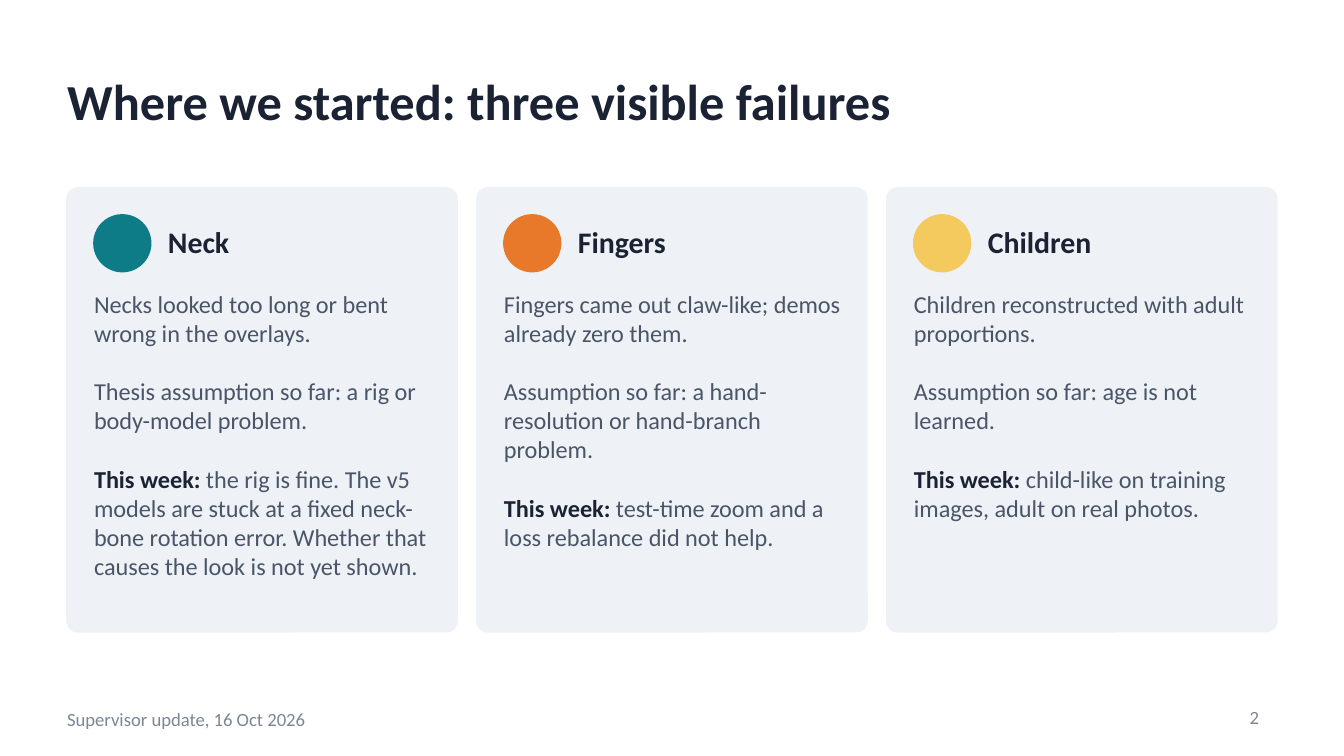
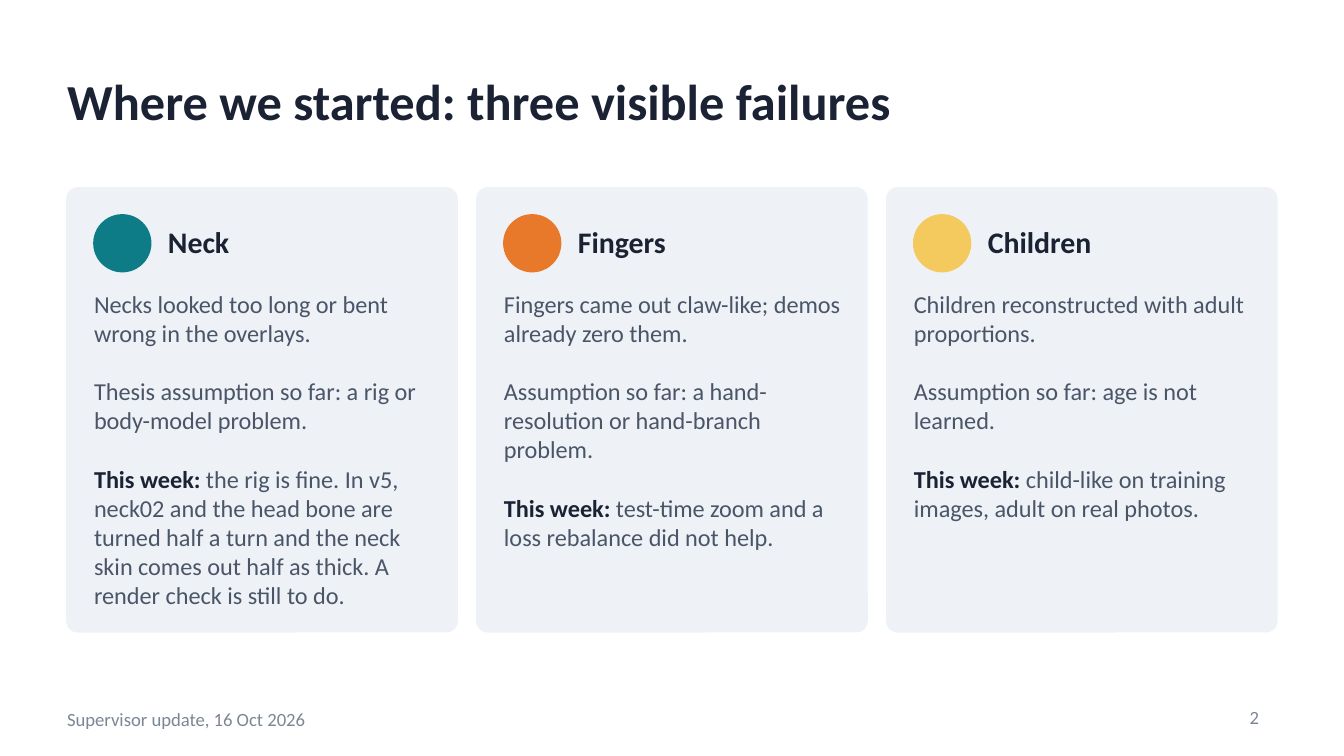
Before and after one commit to saadnajib/Multi-Person-Whole-Body-Human-Mesh-Recovery-in-a-Single-Shot-with-Annyone-dataset-and-3dpw-dataset, a slide deck: slide 2 of docs/supervisor_update_2026-10-16.pptx. Drawn at 1344x756 pixels with LibreOffice and Linux fonts; fonts in the diff are those of the drawing. Boxes give left, top, right and bottom in pixels: in the first picture for what was removed or moved away, otherwise in the second. Text is boxed around its words. In the diff, an @@ line names an element or a change of style, - is before the commit and + after.

```diff
--- a/docs/supervisor_update_2026-10-16.pptx
+++ b/docs/supervisor_update_2026-10-16.pptx
@@ text at bbox=[94, 296, 416, 604]: text changed @@
-Necks looked too long or bent wrong in the overlays.
-Thesis assumption so far: a rig or body-model problem.
-This week: the rig is fine. The v5 models are stuck at a fixed neck-bone rotation error. Whether that causes the look is not yet shown.
+Necks looked too long or bent wrong in the overlays.
+Thesis assumption so far: a rig or body-model problem.
+This week: the rig is fine. In v5, neck02 and the head bone are turned half a turn and the neck skin comes out half as thick. A render check is still to do.
```
Also in this commit, not shown: 3 other slides changed, 1 slide added, 1 slide removed, 11 other files.
